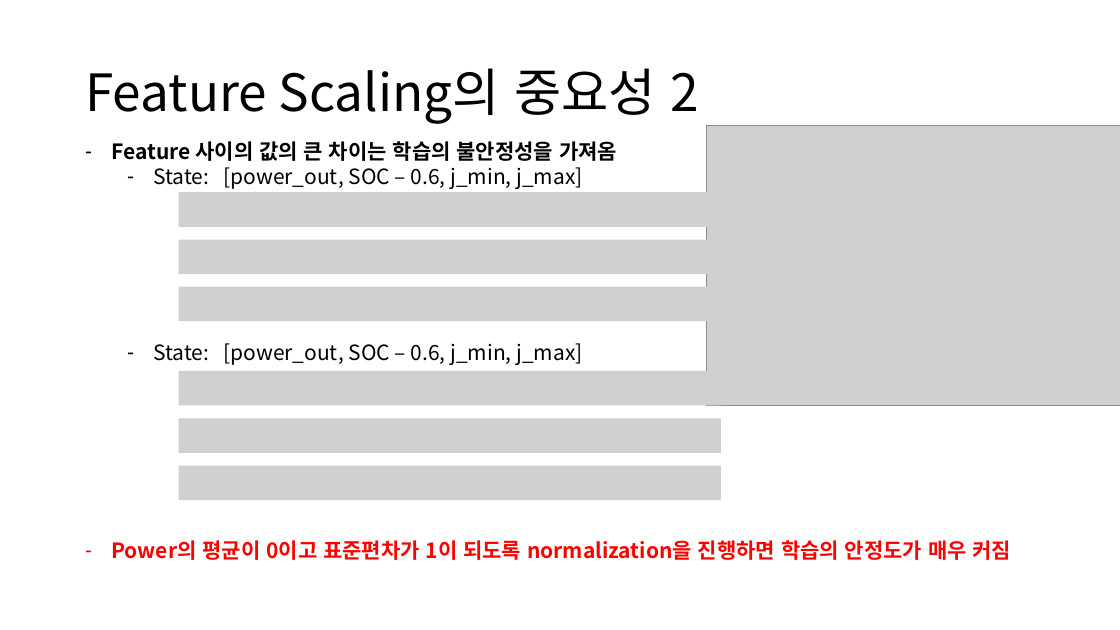
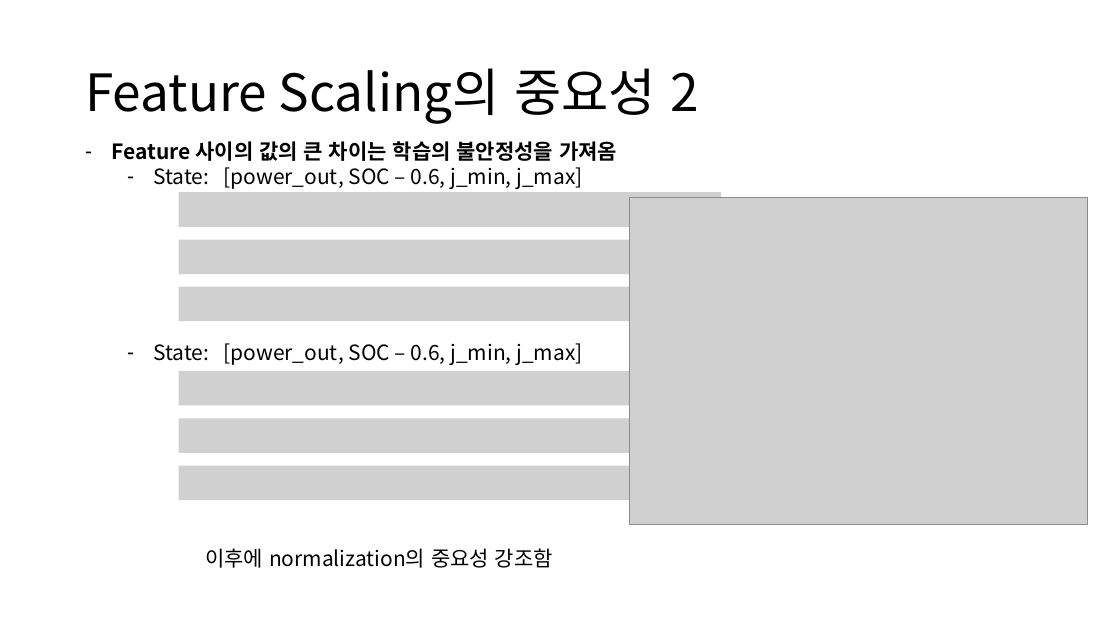
Before and after one commit to zidane89/experiment, a slide deck: slide 3 of 실험정리.pptx. Drawn at 1120x630 pixels with LibreOffice and Linux fonts; fonts in the diff are those of the drawing; grey boxes stand for pictures. Boxes give left, top, right and bottom in pixels: in the first picture for what was removed or moved away, otherwise in the second. Text is boxed around its words. In the diff, an @@ line names an element or a change of style, - is before the commit and + after.

```diff
--- a/실험정리.pptx
+++ b/실험정리.pptx
@@ picture removed at <box>707,126,1120,406</box> @@
@@ picture added at <box>630,197,1088,524</box> @@
@@ text removed at <box>111,540,1012,560</box> @@
-– Power의 평균이 0이고 표준편차가 1이 되도록 normalization을 진행하면 학습의 안정도가 매우 커짐
@@ text added at <box>205,548,553,568</box>, 18 pt, text #000000 @@
+이후에 normalization의 중요성 강조함
```
Also in this commit, not shown: 1 other slide changed, 1 slide added.
